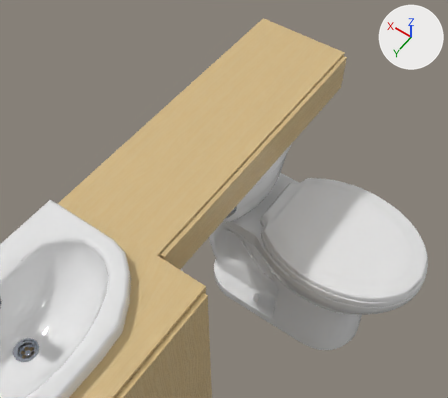
The Blender file 3d_models/table_sink/table_sink1.blend: old version first, new version second.
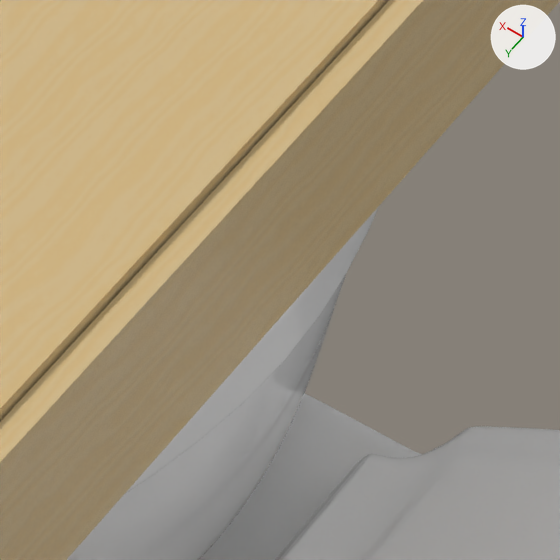
Old and new are each drawn from a camera (50 mm lens) standing at (-0.535, 0.147, 1.695) and looking at (-0.036, -0.55, 0.598) and again close up on the part from 52% to 72% of the width and 27% to 50% of the height. Every picture has the same lights, and +X, +Y and +Z are marked at upper right.

Script lines for the objects in view, before the commit:
```python
me_cube_002 = bpy.data.meshes.new('Cube.002')
me_cube_002.from_pydata(...)  # 24 vertices, 20 faces; spans x -1.24..0.0, y -4.77..-2.0, z 1.71..2.0
me_cube_002.materials.append(mat_wood_plain_ligth)
me_toilet_01 = bpy.data.meshes.new('Toilet-01')
me_toilet_01.from_pydata(...)  # 5513 vertices, 5536 faces; spans x -0.424..0.233, y -0.224..0.227, z 0.0..0.585
me_toilet_01.polygons.foreach_set('use_smooth', [True] * 5536)
# faces by material slot: [3418, 186, 1932]
me_toilet_01.materials.append(mat_ceramic_white)  # white #e7e7e7
me_toilet_01.materials.append(mat_metal_silver)  # light grey #b1b7c1
me_toilet_01.materials.append(mat_plastic_white)  # white #e7e7e7
ob_table_001 = bpy.data.objects.new('table.001', me_cube_002)
ob_table_001.location = (0.1695, 0.2275, 0.0)
ob_table_001.scale = (0.2, 0.26, 0.36)
ob_toilet = bpy.data.objects.new('toilet', me_toilet_01)
ob_toilet.location = (-0.0634, -0.7384, 0.0)
_m = ob_toilet.modifiers.new('Subsurf', 'SUBSURF')
```
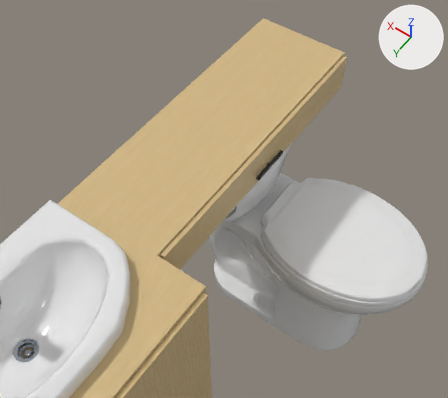
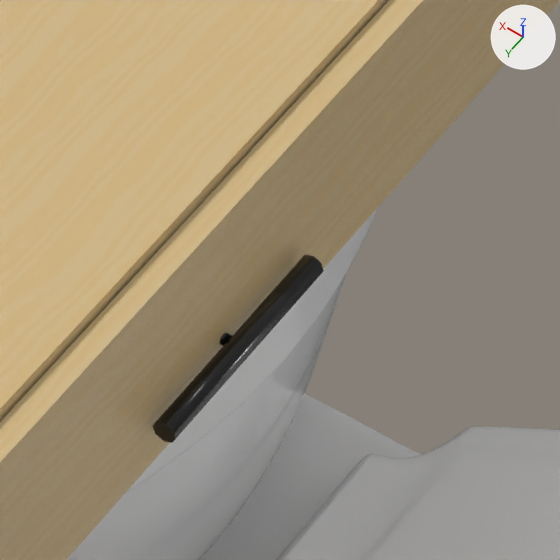
Edits to the scene script, one JSON object a line:
```json
{"op": "add", "block": "ob_handle_003", "code": ["ob_handle_003 = bpy.data.objects.new('handle.003', me_cylinder_001)", "ob_handle_003.location = (-0.1287, -0.6576, 0.6459)", "ob_handle_003.rotation_euler = (3.142, -1.571, 0.0)  # degrees (180, -90, 0)", "ob_handle_003.scale = (0.5, 0.5, 0.118)"]}
```

Pixel boxes (x1, y1, x2, y2) of what changed, in the close-ups (560 x 560 px):
```json
{"object": "handle.003", "change": "added", "after": [153, 255, 324, 443]}
```
